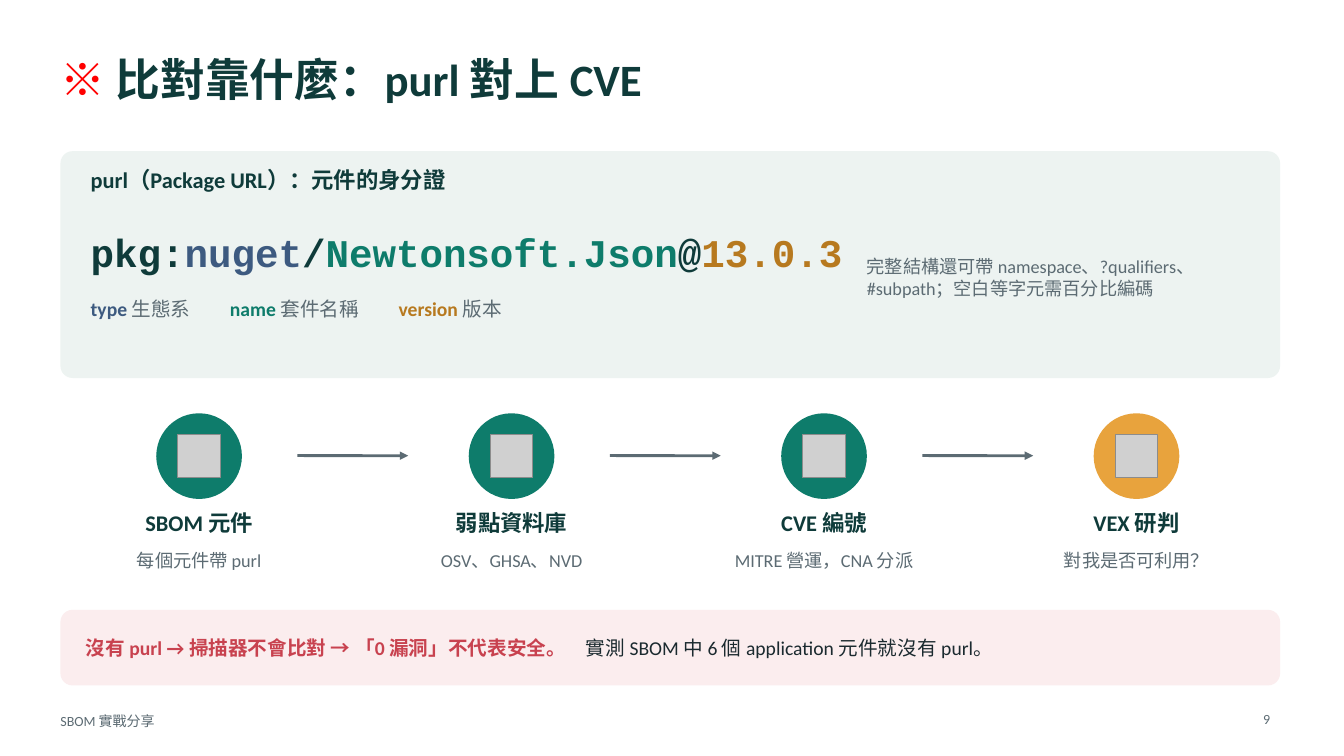
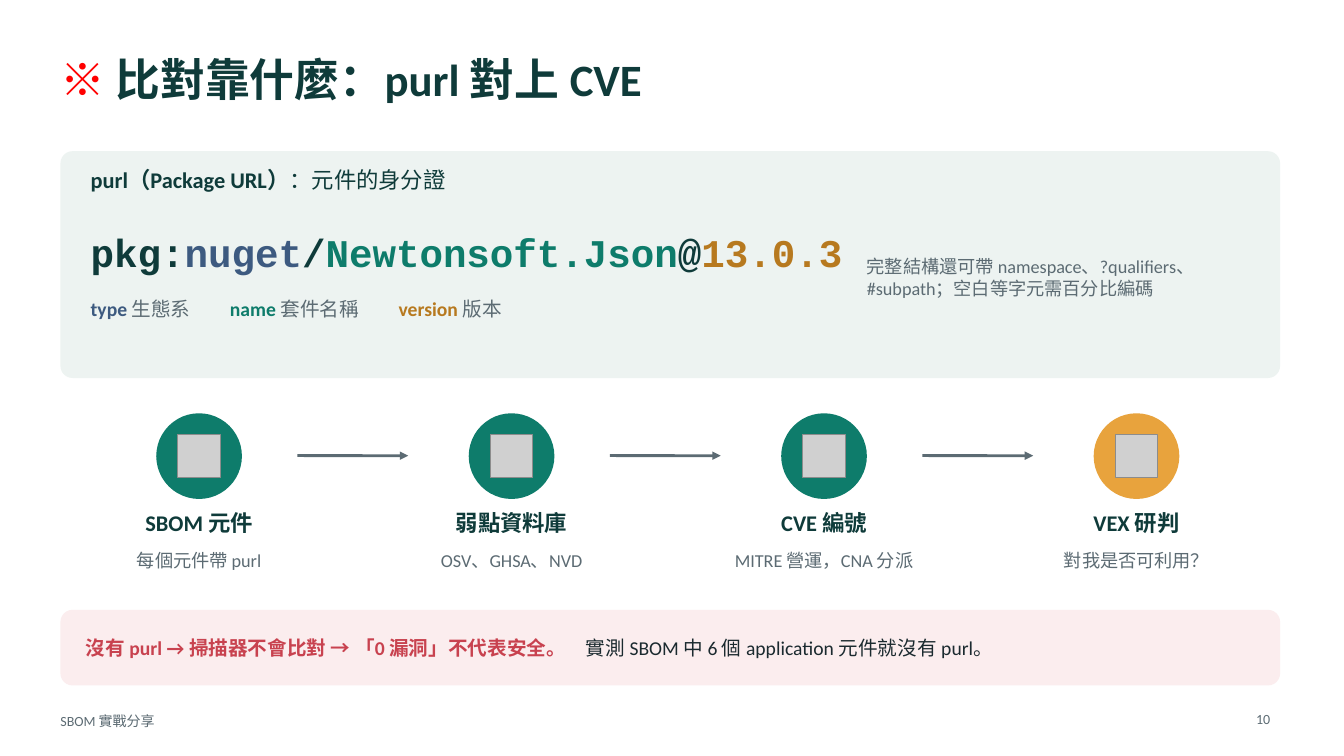
Before and after one commit to relyky/SBOM-, a slide deck: slide 10 of outputs/sbom-practice-talk.pptx (slide 9 before the commit). Drawn at 1344x756 pixels with LibreOffice and Linux fonts; fonts in the diff are those of the drawing; grey boxes stand for pictures. Boxes give left, top, right and bottom in pixels: in the first picture for what was removed or moved away, otherwise in the second. Text is boxed around its words. In the diff, an @@ line names an element or a change of style, - is before the commit and + after.

```diff
--- a/outputs/sbom-practice-talk.pptx
+++ b/outputs/sbom-practice-talk.pptx
@@ text "purl（Package URL）：元件的身分證" at <box>91,169,445,192</box>: bold off in "URL）：元件的身分證" @@
@@ page number at <box>1256,715,1270,724</box>: text changed @@
-9
+10
```
Also in this commit, not shown: 8 other slides changed, 1 slide added.
